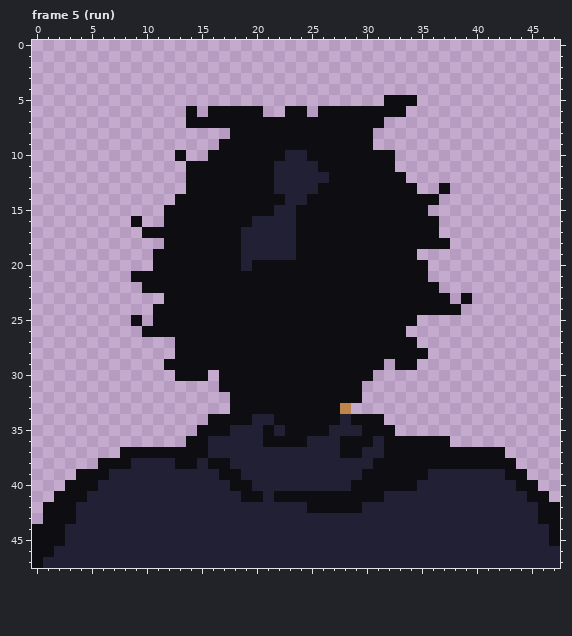
Pixel-art file, stored at assets/aseprite files/mainidle.aseprite. The picture above was drawn from the file before the commit.
48x48 pixels, 16 frames. Shown: frame 5 (run). The commit also changed other frames, which this record leaves out.
After the commit:
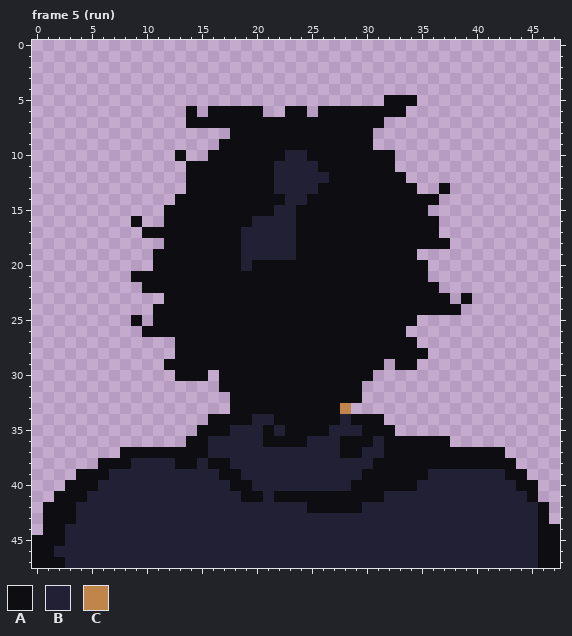
Palette (. is transparent): A #0d0d12  B #222034  C #bf854a
From old to new:
Changed rows in their new state; - is an unchanged pixel.
Frame 5 (run):
first column x 0:
41 ----------------------------------------------.-
42 -----------------------------------------------.
43 -----------------------------------------------.
44 .---------------------------------------------A-
45 ----------------------------------------------A-
46 ----------------------------------------------AA
47 -AA-------------------------------------------AA
